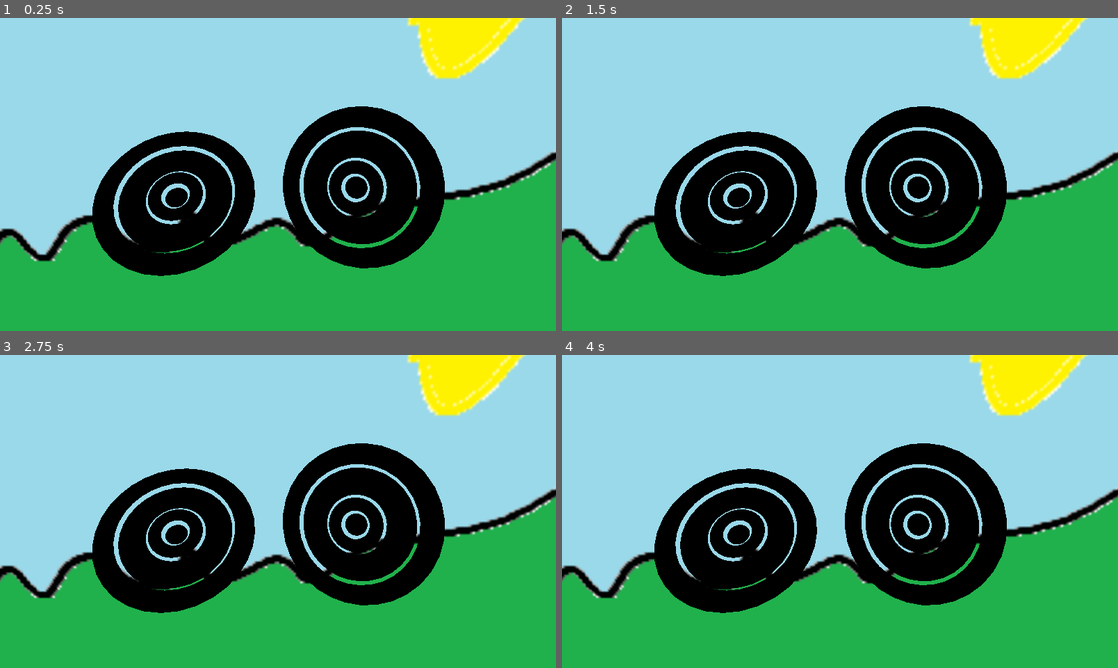
Above: before the commit, frames 1-4 (two rows, left to right).
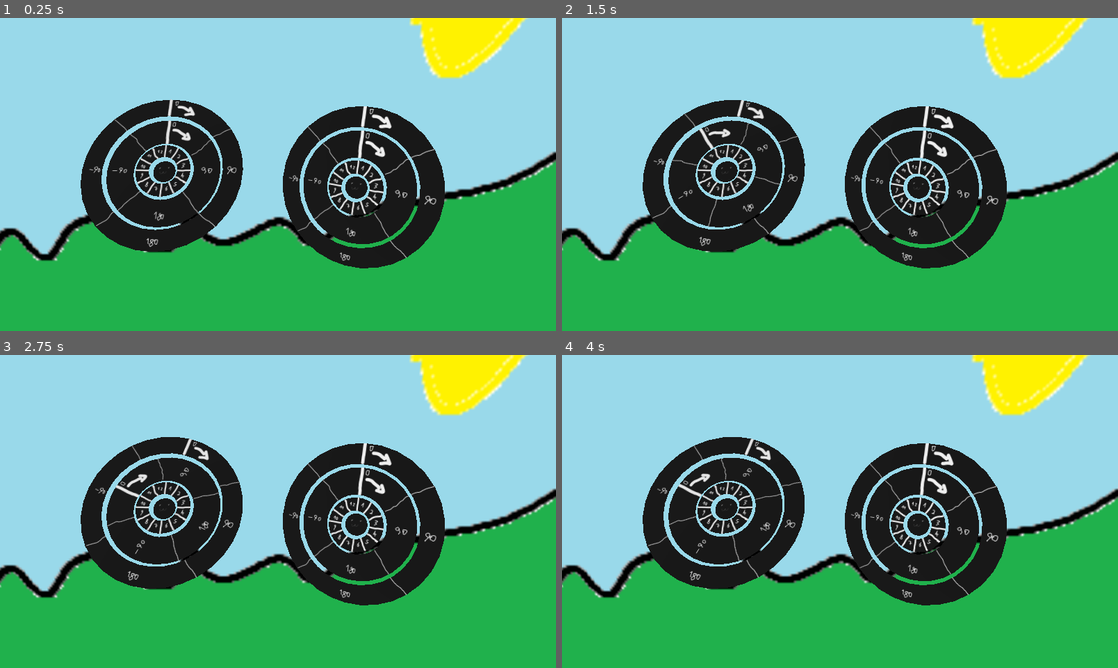
Above: after the commit, the same moments.

Repository: elpozewaunig/SacrilegiousTerminus
Game: Godot game, scene res://maintest.tscn
Same seed, same stepped clock (60 frames per second), same inputs: the game is played once before the commit and once after it.
Inputs:
- Up to frame 1 (0.25 s): no input
- Up to frame 2 (1.5 s): tap Enter at 0.5 s; hold Right (input-right, bound only after the commit) 0.53-1.28 s; tap Space (input-next, bound only after the commit) at 0.6, 1.35 s; hold A (input-left, bound only after the commit) from 1.28 s (still down)
- Up to frame 3 (2.75 s): tap Space (input-next, bound only after the commit) at 2, 2.1 s; release A (input-left, bound only after the commit) at 2.03 s; hold Right (input-right, bound only after the commit) from 2.03 s (still down)
- Up to frame 4 (4 s): tap Space (input-next, bound only after the commit) at 2.85, 3.6 s; tap Enter at 3.5 s; release Right (input-right, bound only after the commit) at 3.53 s; hold A (input-left, bound only after the commit) from 3.53 s (still down)

The runs differ from the first frame. In frame 1, 15% of the frame differs, in the area x 0-100%, y 0-83%; in frame 2, 15%; in frame 3, 15%; in frame 4, 15%.

Commit message:
implementet player rotation on wheel 1
try the arrow keys or look at the input map ;)
should be intuitive

Diff:
--- a/SpellCastWheel/SpellCastWheel.tscn
+++ b/SpellCastWheel/SpellCastWheel.tscn
@@ -1,8 +1,10 @@
-[gd_scene load_steps=10 format=3 uid="uid://ccelpifkgb5xq"]
+[gd_scene load_steps=12 format=3 uid="uid://ccelpifkgb5xq"]
 
+[ext_resource type="Script" path="res://SpellCastWheel/spellCastWheelScript.gd" id="1_clo6s"]
 [ext_resource type="Texture2D" uid="uid://deiwh6oq6lymh" path="res://SpellCastWheel/Material/SpellCastWheel_Texture.png" id="1_gku87"]
 [ext_resource type="ArrayMesh" uid="uid://cfkachmxoytgr" path="res://SpellCastWheel/Model/SpellCastwheel_center.obj" id="2_88er2"]
 [ext_resource type="ArrayMesh" uid="uid://c16sqhbuq784l" path="res://SpellCastWheel/Model/SpellCastwheel_1.obj" id="3_1jw7d"]
+[ext_resource type="Script" path="res://SpellCastWheel/rotateToAngle.gd" id="4_3pldr"]
 [ext_resource type="ArrayMesh" uid="uid://bcupkd1xtaiua" path="res://SpellCastWheel/Model/SpellCastwheel_2.obj" id="4_r0ijm"]
 [ext_resource type="ArrayMesh" uid="uid://b427b71ukrqc6" path="res://SpellCastWheel/Model/SpellCastwheel_3.obj" id="5_68njf"]
 
@@ -18,7 +20,12 @@
 [sub_resource type="StandardMaterial3D" id="StandardMaterial3D_wr8tb"]
 albedo_texture = ExtResource("1_gku87")
 
-[node name="SpellCastWheel" type="Node3D"]
+[node name="SpellCastWheel" type="Node3D" node_paths=PackedStringArray("innerRing", "middleRing", "outerRing")]
+transform = Transform3D(1, 0, 0, 0, 1, 0, 0, 0, 1, -0.0096097, 0, 0.0048047)
+script = ExtResource("1_clo6s")
+innerRing = NodePath("Wheel/1")
+middleRing = NodePath("Wheel/2")
+outerRing = NodePath("Wheel/3")
 
 [node name="Wheel" type="Node3D" parent="."]
 
@@ -28,6 +35,8 @@
 skeleton = NodePath("../..")
 
 [node name="1" type="Node3D" parent="Wheel"]
+script = ExtResource("4_3pldr")
+segmentCount = 12
 
 [node name="modelinner" type="MeshInstance3D" parent="Wheel/1"]
 material_override = SubResource("StandardMaterial3D_b2osm")
@@ -35,6 +44,8 @@
 skeleton = NodePath("../../..")
 
 [node name="2" type="Node3D" parent="Wheel"]
+script = ExtResource("4_3pldr")
+segmentCount = 9
 
 [node name="modelmid" type="MeshInstance3D" parent="Wheel/2"]
 material_override = SubResource("StandardMaterial3D_ve1k3")
@@ -42,6 +53,8 @@
 skeleton = NodePath("../../..")
 
 [node name="3" type="Node3D" parent="Wheel"]
+script = ExtResource("4_3pldr")
+segmentCount = 24
 
 [node name="modelouter" type="MeshInstance3D" parent="Wheel/3"]
 material_override = SubResource("StandardMaterial3D_wr8tb")
--- /dev/null
+++ b/SpellCastWheel/rotateToAngle.gd
@@ -0,0 +1,44 @@
+extends Node3D
+
+var goalRotationAngle: int = 0
+@export var segmentCount: int
+@export var T: int = 10
+var angleChange: float
+
+
+# Called when the node enters the scene tree for the first time.
+func _ready() -> void:
+	angleChange = 360/segmentCount
+
+
+# Called every frame. 'delta' is the elapsed time since the previous frame.
+func _process(delta: float) -> void:
+
+	#rotate
+	if rotation_degrees.y < goalRotationAngle:
+		rotation_degrees.y += 360/T * delta
+		if rotation_degrees.y > goalRotationAngle:
+			rotation_degrees.y = goalRotationAngle
+	elif rotation_degrees.y > goalRotationAngle:
+		rotation_degrees.y -= 360/T * delta
+		if rotation_degrees.y < goalRotationAngle:
+			rotation_degrees.y = goalRotationAngle
+
+
+func changeAngle(changeToRight: bool) -> void:
+	if changeToRight:
+		goalRotationAngle += angleChange
+		print("rotating right")
+	else:
+		goalRotationAngle -= angleChange
+		print("rotating left")
+
+
+
+func floatMod360(angle: float) -> float:
+	if angle > 360:
+		angle -= 360
+	elif angle < 0:
+		angle += 360
+
+	return angle
--- /dev/null
+++ b/SpellCastWheel/spellCastWheelScript.gd
@@ -0,0 +1,32 @@
+extends Node3D
+
+@export var innerRing: Node3D
+@export var middleRing: Node3D
+@export var outerRing: Node3D
+
+var rings: Array
+var currentRingIndex: int = 0
+
+var camera
+# Called when the node enters the scene tree for the first time.
+func _ready() -> void:
+	pass
+	rings = [innerRing, middleRing, outerRing]
+
+
+# Called every frame. 'delta' is the elapsed time since the previous frame.
+func _process(delta: float) -> void:
+	# key-right turn right
+	if Input.is_action_just_pressed("input-right"):
+		print("right")
+		rings[currentRingIndex].changeAngle(true)
+	# key-left turn left
+	if Input.is_action_just_pressed("input-left"):
+		print("left")
+		rings[currentRingIndex].changeAngle(false)
+	# enter, next ring % ringCount
+	if Input.is_action_just_pressed("input-next"):
+		#print("next")
+		currentRingIndex += 1
+		currentRingIndex %= rings.size()
+		print("currentRingIndex: ", currentRingIndex)
--- a/maintest.tscn
+++ b/maintest.tscn
@@ -1,20 +1,23 @@
-[gd_scene load_steps=3 format=3 uid="uid://1h2haru1jigs"]
+[gd_scene load_steps=3 format=3 uid="uid://8gpddvo73c18"]
 
 [ext_resource type="PackedScene" uid="uid://ccelpifkgb5xq" path="res://SpellCastWheel/SpellCastWheel.tscn" id="1_p0fva"]
 [ext_resource type="Texture2D" uid="uid://capvl4scxoh2v" path="res://SceneBackground/background.png" id="2_xgapr"]
 
-[node name="Maintest" type="Node3D"]
+[node name="root" type="Node3D"]
 
 [node name="SpellCastWheel" parent="." instance=ExtResource("1_p0fva")]
-transform = Transform3D(1, 0, 0, 0, 0.760644, -0.649169, 0, 0.649169, 0.760644, -1.28638, 0, -1.489)
+transform = Transform3D(1, 0, 0, 0, 0.614285, -0.789084, 0, 0.789084, 0.614285, -1.43457, 0.316572, -1.57377)
 
 [node name="SpellCastWheel2" parent="." instance=ExtResource("1_p0fva")]
 transform = Transform3D(0.879224, -0.466692, -0.095729, 0.014397, 0.226875, -0.973817, 0.476191, 0.854825, 0.206193, 0.982357, 0.135084, -1.48644)
+script = null
 
 [node name="Camera3D" type="Camera3D" parent="."]
 transform = Transform3D(1, 0, 0, 0, 0.948035, 0.318165, 0, -0.318165, 0.948035, 0, 1.61999, 2.42331)
 fov = 50.3224
 
 [node name="Sprite3D" type="Sprite3D" parent="."]
-transform = Transform3D(6.204, 0, 0, 0, 6.367, 0, 0, 0, 2.118, 0, -2.02, -5.313)
+transform = Transform3D(6.204, 0, 0, 0, 6.367, 0, 0, 0, 2.118, 0.0552581, -2.00816, -5.31954)
 texture = ExtResource("2_xgapr")
+
+[node name="DirectionalLight3D" type="DirectionalLight3D" parent="."]
--- a/project.godot
+++ b/project.godot
@@ -20,7 +20,32 @@
 
 window/size/viewport_width=1920
 window/size/viewport_height=1080
+window/size/initial_position_type=2
+window/size/initial_position=Vector2i(500, 500)
 window/stretch/mode="canvas_items"
+
+[input]
+
+input-right={
+"deadzone": 0.5,
+"events": [Object(InputEventKey,"resource_local_to_scene":false,"resource_name":"","device":-1,"window_id":0,"alt_pressed":false,"shift_pressed":false,"ctrl_pressed":false,"meta_pressed":false,"pressed":false,"keycode":0,"physical_keycode":4194321,"key_label":0,"unicode":0,"location":0,"echo":false,"script":null)
+, Object(InputEventKey,"resource_local_to_scene":false,"resource_name":"","device":-1,"window_id":0,"alt_pressed":false,"shift_pressed":false,"ctrl_pressed":false,"meta_pressed":false,"pressed":false,"keycode":0,"physical_keycode":68,"key_label":0,"unicode":100,"location":0,"echo":false,"script":null)
+]
+}
+input-left={
+"deadzone": 0.5,
+"events": [Object(InputEventKey,"resource_local_to_scene":false,"resource_name":"","device":-1,"window_id":0,"alt_pressed":false,"shift_pressed":false,"ctrl_pressed":false,"meta_pressed":false,"pressed":false,"keycode":0,"physical_keycode":65,"key_label":0,"unicode":97,"location":0,"echo":false,"script":null)
+, Object(InputEventKey,"resource_local_to_scene":false,"resource_name":"","device":-1,"window_id":0,"alt_pressed":false,"shift_pressed":false,"ctrl_pressed":false,"meta_pressed":false,"pressed":false,"keycode":0,"physical_keycode":4194319,"key_label":0,"unicode":0,"location":0,"echo":false,"script":null)
+]
+}
+input-next={
+"deadzone": 0.5,
+"events": [Object(InputEventKey,"resource_local_to_scene":false,"resource_name":"","device":-1,"window_id":0,"alt_pressed":false,"shift_pressed":false,"ctrl_pressed":false,"meta_pressed":false,"pressed":false,"keycode":0,"physical_keycode":32,"key_label":0,"unicode":32,"location":0,"echo":false,"script":null)
+, Object(InputEventKey,"resource_local_to_scene":false,"resource_name":"","device":-1,"window_id":0,"alt_pressed":false,"shift_pressed":false,"ctrl_pressed":false,"meta_pressed":false,"pressed":false,"keycode":0,"physical_keycode":4194309,"key_label":0,"unicode":0,"location":0,"echo":false,"script":null)
+, Object(InputEventKey,"resource_local_to_scene":false,"resource_name":"","device":-1,"window_id":0,"alt_pressed":false,"shift_pressed":false,"ctrl_pressed":false,"meta_pressed":false,"pressed":false,"keycode":0,"physical_keycode":4194320,"key_label":0,"unicode":0,"location":0,"echo":false,"script":null)
+, Object(InputEventKey,"resource_local_to_scene":false,"resource_name":"","device":-1,"window_id":0,"alt_pressed":false,"shift_pressed":false,"ctrl_pressed":false,"meta_pressed":false,"pressed":false,"keycode":0,"physical_keycode":87,"key_label":0,"unicode":119,"location":0,"echo":false,"script":null)
+]
+}
 
 [rendering]
 
